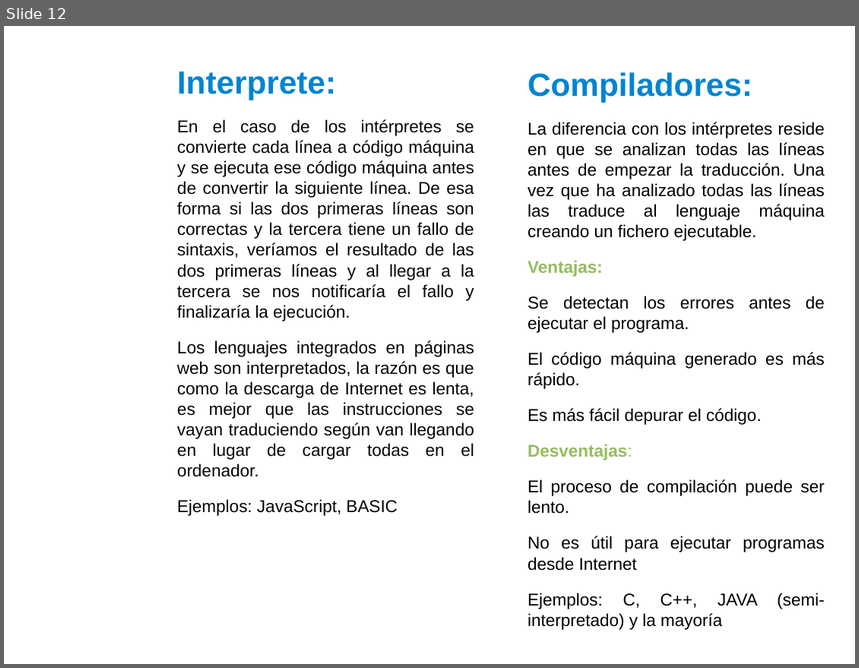
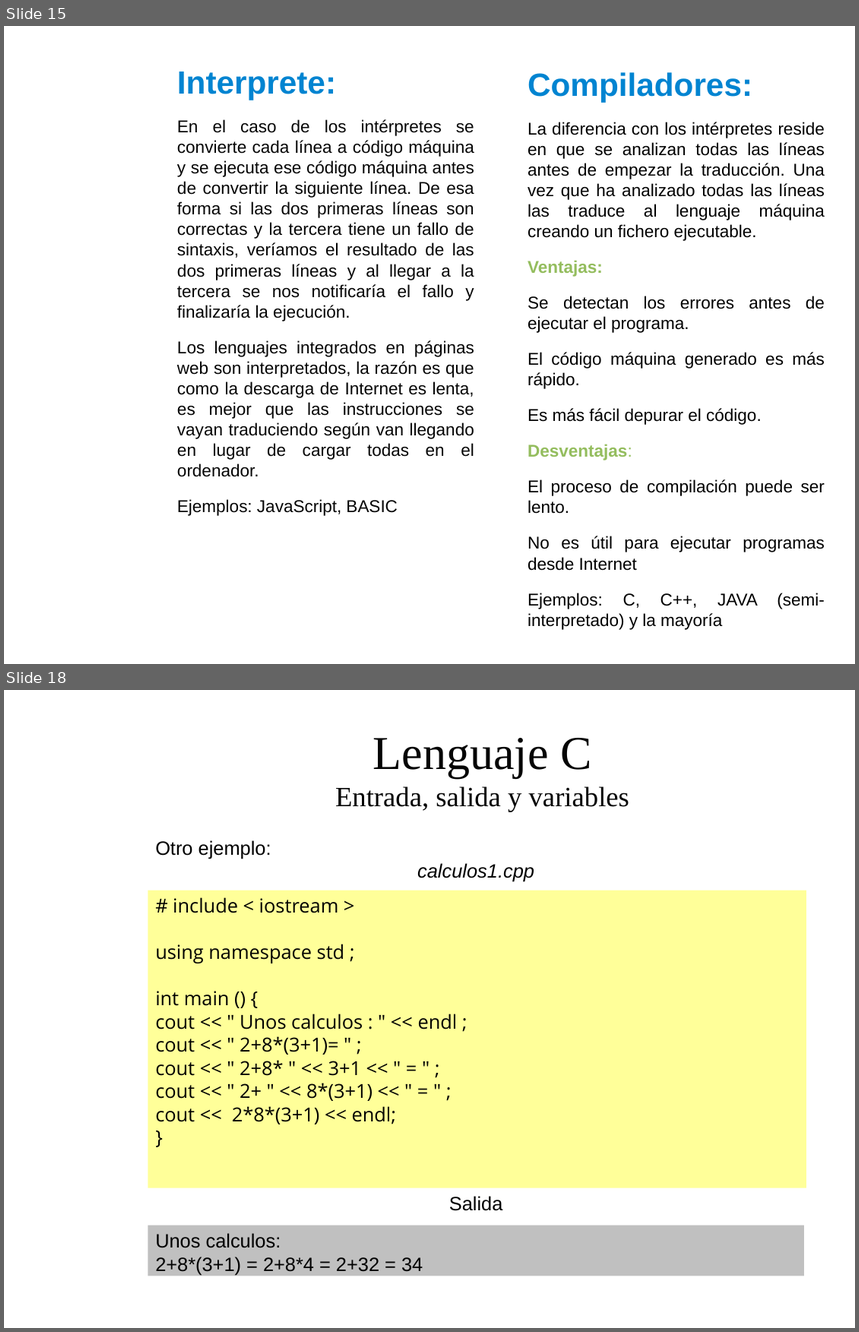
Before and after one commit to dolpo04/2bach, a slide deck: unidades/01_introduccion_a_la_programacion/presentacion/Tema1: Introduccion a la programacion.odp. Shown one above the other, each under a label of ours: slide 12 before the commit, slides 15 and 18 after it; the slides between them are not shown. The pictures are 859x668 and 859x1332 pixels, drawn with LibreOffice and Linux fonts; fonts in the diff are those of the drawing; background and template pictures are left out. Boxes give left, top, right and bottom in pixels: in the first picture for what was removed or moved away, otherwise in the second. Text is boxed around its words. In the diff, an @@ line names an element or a change of style, - is before the commit and + after.

```diff
--- a/unidades/01_introduccion_a_la_programacion/presentacion/Tema1: Introduccion a la programacion.odp
+++ b/unidades/01_introduccion_a_la_programacion/presentacion/Tema1: Introduccion a la programacion.odp
@@ slide 18 added at [4, 690, 855, 1328], background picture (left out) @@
@@ title added at [335, 738, 629, 812], 26 pt, text #050505 @@
+Lenguaje C
+Entrada, salida y variables
@@ text added at [155, 840, 534, 882], 18 pt, text #000000, italic @@
+Otro ejemplo:
+calculos1.cpp
@@ rectangle added at [148, 890, 807, 1189], fill #FFFF99, 18 pt, text #000000 @@
+# include < iostream >
+using namespace std ;
+int main () {
+cout << " Unos calculos : " << endl ;
+cout << " 2+8*(3+1)= " ;
+cout << " 2+8* " << 3+1 << " = " ;
+cout << " 2+ " << 8*(3+1) << " = " ;
+cout << 2*8*(3+1) << endl;
+}
@@ text added at [449, 1196, 503, 1211], 18 pt, text #000000 @@
+Salida
@@ rectangle added at [148, 1225, 804, 1276], fill #C0C0C0, 18 pt, text #000000 @@
+Unos calculos:
+2+8*(3+1) = 2+8*4 = 2+32 = 34
@@ what was slide 12 is now slide 15 @@
```
Also in this commit, not shown: 14 other slides added.
